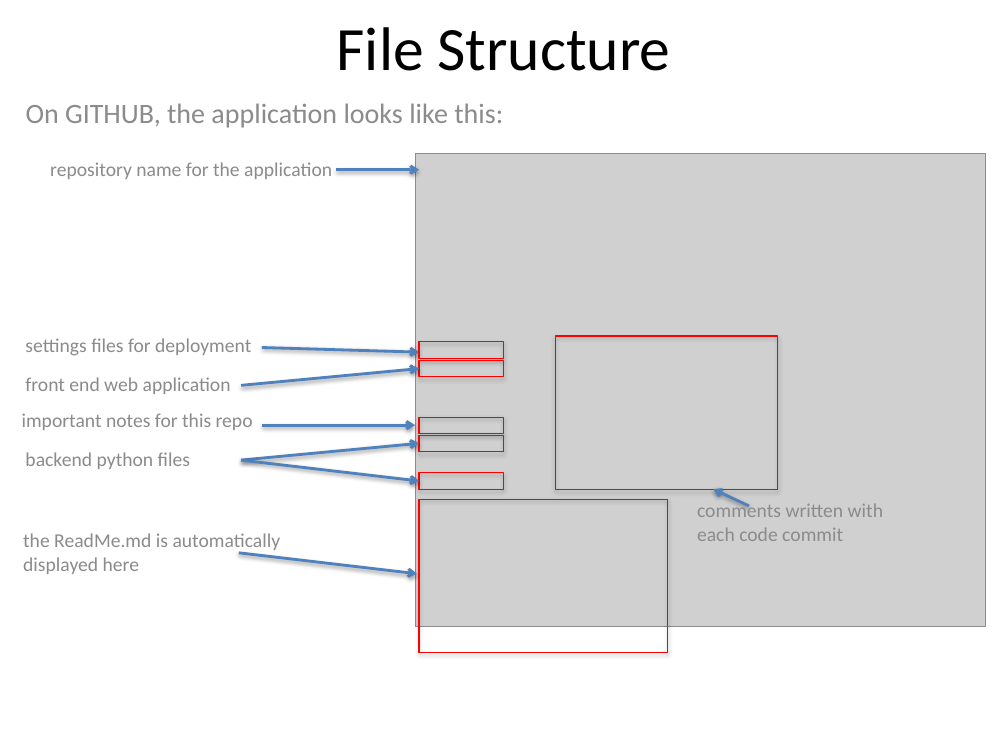
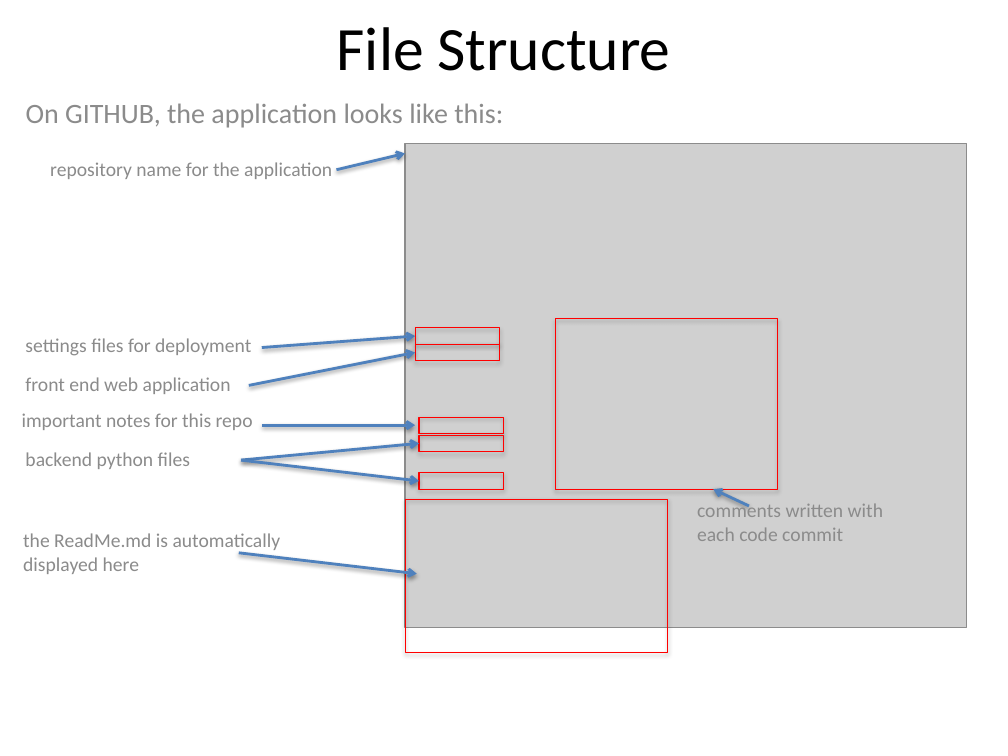
Before and after one commit to SMPirelli/local_dev_example, a slide deck: slide 9 of GuideBook.pptx. Drawn at 1008x756 pixels with LibreOffice and Linux fonts; fonts in the diff are those of the drawing; grey boxes stand for pictures. Boxes give left, top, right and bottom in pixels: in the first picture for what was removed or moved away, otherwise in the second. Text is boxed around its words. In the diff, an @@ line names an element or a change of style, - is before the commit and + after.

```diff
--- a/GuideBook.pptx
+++ b/GuideBook.pptx
@@ picture: place and size @@
-picture at box(415, 153, 986, 627)
+picture at box(405, 143, 967, 628)
@@ arrow moved from (337, 169) - (419, 169) to (337, 169) - (405, 153) @@
@@ rectangle: place and size @@
-rectangle at box(419, 342, 504, 358)
+rectangle at box(415, 328, 500, 344)
@@ rectangle: place and size @@
-rectangle at box(555, 336, 777, 489)
+rectangle at box(555, 319, 777, 489)
@@ arrow moved from (241, 385) - (419, 369) to (249, 385) - (415, 353) @@
@@ arrow moved from (262, 348) - (419, 352) to (262, 348) - (415, 336) @@
@@ rectangle: place and size @@
-rectangle at box(419, 361, 504, 377)
+rectangle at box(415, 345, 500, 361)
@@ rectangle: place and size @@
-rectangle at box(419, 499, 668, 652)
+rectangle at box(405, 499, 667, 652)
```
Also in this commit, not shown: 4 other slides changed, 14 slides added, 1 other file.
